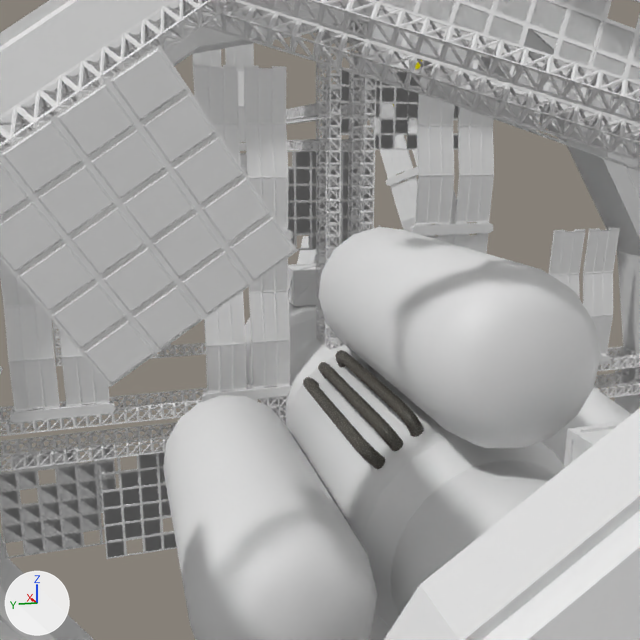
The Blender file Assets/Models/Decor/Space Station.blend: old version first, new version second.
Before and after are seen from the file's camera 'Camera'. The lights are fixed; the arrows at lower left show +X, +Y and +Z.
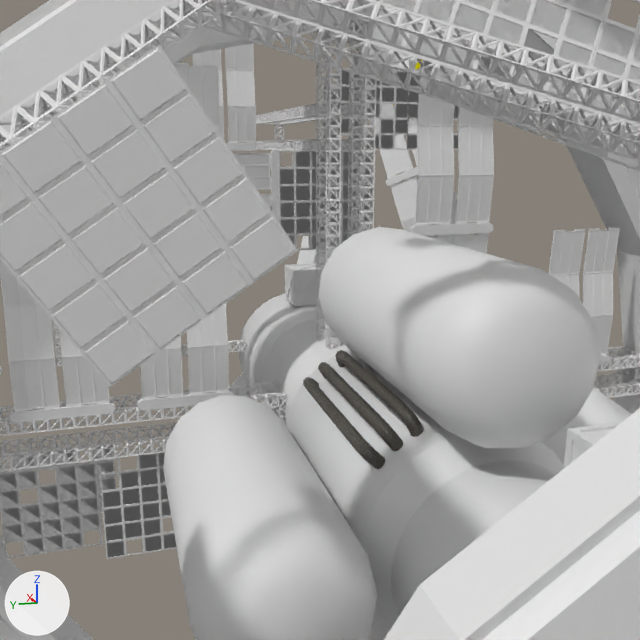
Pixel boxes (x1, y1, x2, y2) of what changed, in the pictures (640 x 640 px):
'Cube.041', moved: before (194, 64, 293, 401); after (138, 63, 234, 410)
'Cylinder.005', unchanged, uncovered by the edit: before (245, 302, 323, 401); after (239, 294, 323, 401)

The edits, one by one:
Object 'Cube.041' (ob_cube_041) moves from (-1.91, 5.518, 5.39) to (-1.91, 8.719, 5.39).
